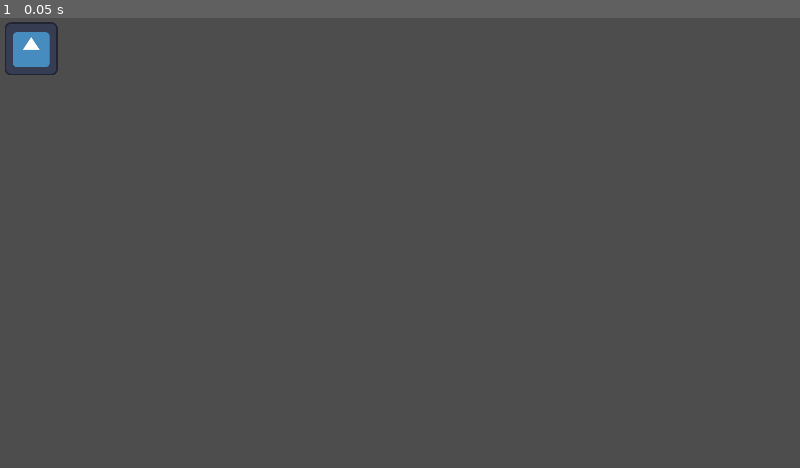
Above: before the commit, frame 1.
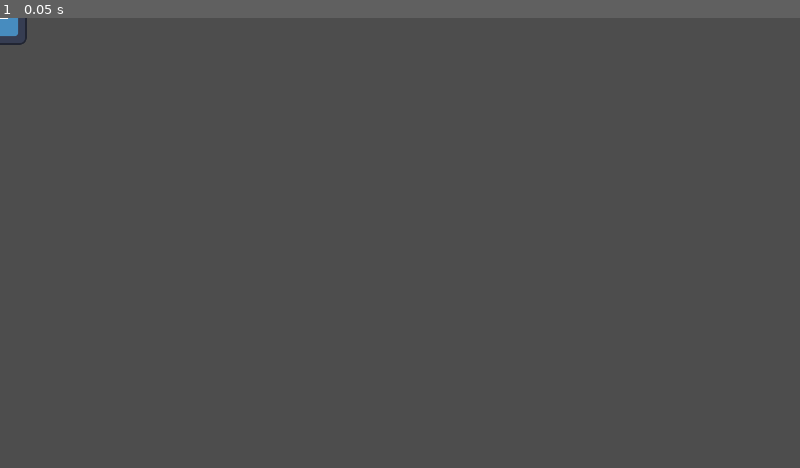
Above: after the commit, the same moment.

Repository: HampusHauffman/gamejam2024
Game: Godot game, scene res://scene/player.tscn
The game is run twice, just before and just after one commit, with the same random seed, the same clock (stepped at 60 frames per second) and the same inputs. Before the commit the project starts from res://scene/main.tscn. The engine's default icon, where the game draws it, is replaced by a stand-in: a white triangle on a blue panel in a dark square.
Inputs:
- Up to frame 1 (0.05 s): no input

The runs differ from the first frame. In frame 1, 0.5% of the frame differs, in the area x 0-8%, y 0-13%.

Commit message:
added some to player

Diff:
--- a/project.godot
+++ b/project.godot
@@ -11,7 +11,7 @@
 [application]
 
 config/name="Game Jam 2024"
-run/main_scene="res://scene/main.tscn"
+run/main_scene="res://scene/player.tscn"
 config/features=PackedStringArray("4.2", "Forward Plus")
 config/icon="res://art/icon.svg"
 
--- /dev/null
+++ b/scene/player.tscn
@@ -0,0 +1,18 @@
+[gd_scene load_steps=4 format=3 uid="uid://dg7ollxl2as0q"]
+
+[ext_resource type="Script" path="res://script/player.gd" id="1_5vowj"]
+[ext_resource type="Texture2D" uid="uid://dc0x4t4jcldjf" path="res://art/icon.svg" id="2_tkvvf"]
+
+[sub_resource type="RectangleShape2D" id="RectangleShape2D_70iyl"]
+
+[node name="Player" type="Area2D"]
+script = ExtResource("1_5vowj")
+speed = 600
+metadata/_edit_group_ = true
+
+[node name="Sprite2D" type="Sprite2D" parent="."]
+texture = ExtResource("2_tkvvf")
+
+[node name="CollisionShape2D" type="CollisionShape2D" parent="."]
+scale = Vector2(6, 6)
+shape = SubResource("RectangleShape2D_70iyl")
--- /dev/null
+++ b/script/player.gd
@@ -0,0 +1,23 @@
+extends Area2D
+
+@export var speed: int = 400
+
+
+# Called when the node enters the scene tree for the first time.
+func _ready():
+    print("HELLO12")
+    pass
+
+
+func _input(event: InputEvent) -> void:
+    var velocity := Vector2()
+    if event.is_action_pressed("ui_right"):
+        velocity.x += 1
+    if event.is_action_pressed("ui_left"):
+        velocity.x -= 1
+    pass
+
+
+# Called every frame. 'delta' is the elapsed time since the previous frame.
+func _process(delta: float):
+    pass
